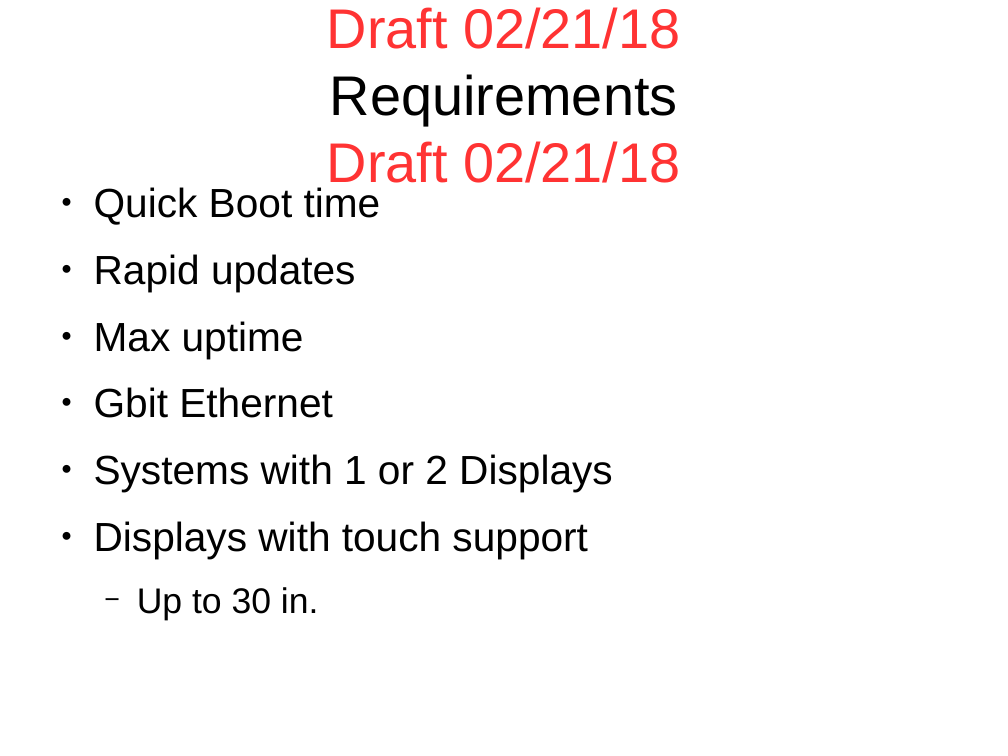
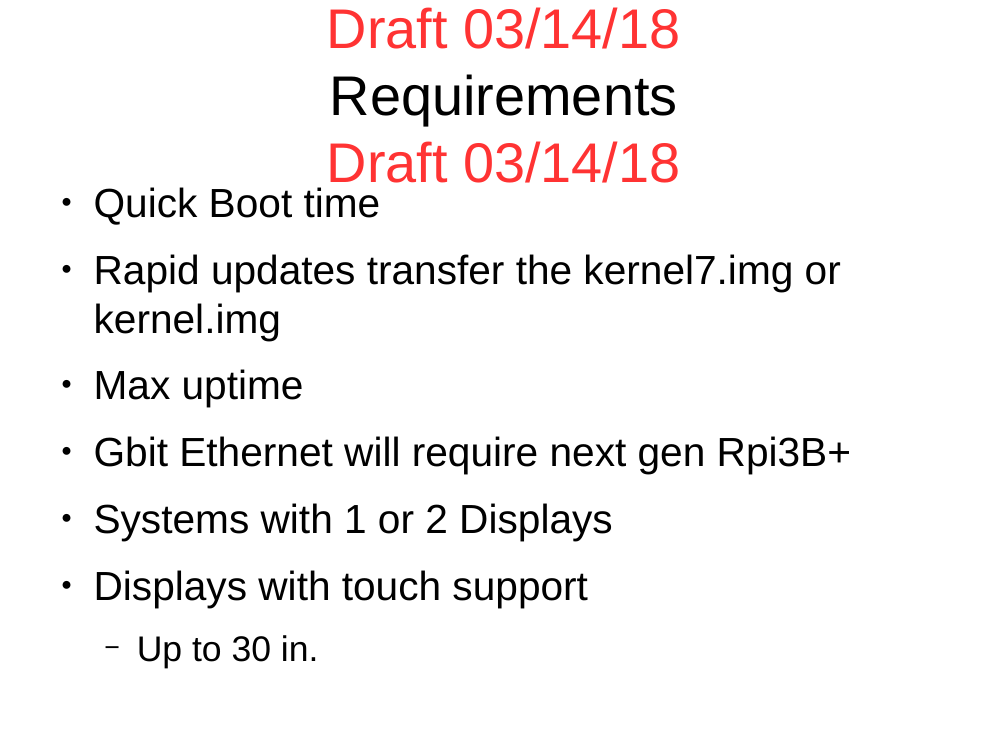
Before and after one commit to develone/raspbian-pi-gen, a slide deck: slide 1 of design.odp. Drawn at 1008x756 pixels with LibreOffice and Linux fonts; fonts in the diff are those of the drawing. Boxes give left, top, right and bottom in pixels: in the first picture for what was removed or moved away, otherwise in the second. Text is boxed around its words. In the diff, an @@ line names an element or a change of style, - is before the commit and + after.

```diff
--- a/design.odp
+++ b/design.odp
@@ title at (x1=327, y1=7, x2=680, y2=183): text changed @@
-Draft 02/21/18
-Requirements
-Draft 02/21/18
+Draft 03/14/18
+Requirements
+Draft 03/14/18
@@ text at (x1=94, y1=254, x2=841, y2=340): text changed @@
-● Rapid updates
+● Rapid updates transfer the kernel7.img or kernel.img
@@ text at (x1=94, y1=436, x2=851, y2=474): text changed @@
-● Gbit Ethernet
+● Gbit Ethernet will require next gen Rpi3B+
```
Also in this commit, not shown: 3 other slides changed, 1 slide added.
